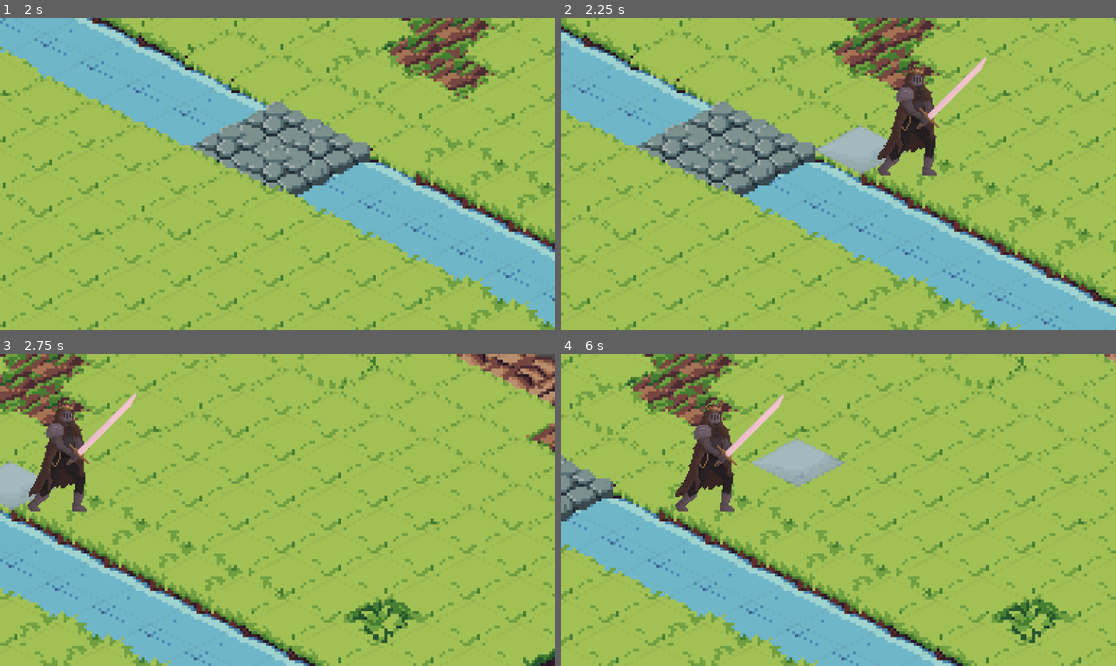
Above: before the commit, frames 1-4 (two rows, left to right).
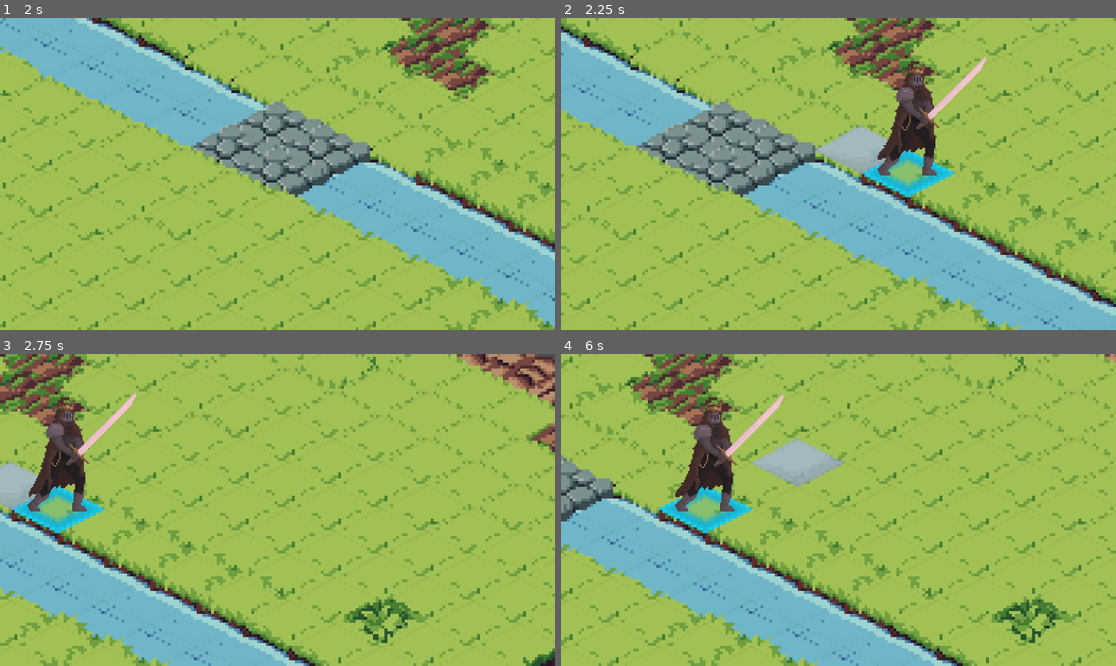
Above: after the commit, the same moments.

Repository: agh-cs-imbeciles/heralds-of-war
Game: Godot game, scene res://scenes/ui/menu/menu.tscn
Two runs of this game, one before a commit and one after it. Both use one fixed random seed, a clock stepped at 60 frames per second and the inputs below.
Inputs (mouse positions are in pixels of both pictures, inside the frame that each line leads up to):
- Up to frame 1 (2 s): click "START GAME" at 0.5 s; click "Match 1" at 1.25 s
- Up to frame 2 (2.25 s): tap Enter at 2 s; move the mouse to (960, 158) at 2.02 s; hold Right from 2.03 s (still down); click (960, 158) at 2.17 s
- Up to frame 3 (2.75 s): keep holding Right
- Up to frame 4 (6 s): move the mouse to (727, 525) at 2.77 s; release Right at 2.78 s; hold Down 2.78-3.53 s; move the mouse to (894, 441) at 3.52 s; hold Right 3.53-4.28 s; move the mouse to (810, 572) at 4.27 s; hold Up 4.28-5.03 s; click (810, 572) at 4.42 s; move the mouse to (1005, 556) at 5.02 s; hold Left from 5.03 s (still down); move the mouse to (672, 463) at 5.77 s

Frame 1 is identical in both runs. In frame 2, 1.1% of the frame differs, in the area x 54-71%, y 42-58%; in frame 3, 1.1%, in the area x 2-19%, y 42-58%; in frame 4, 1.1%.

Commit message:
Feat: Add team indicator on the board Add team indicator, which is a frame tile displayed on the board.
This commit also includes:
- Create `VectorUtils` with static method `vector2i_to_string`.
- Change `z_index` of `HighlightTile.ATTACK` and `HighlightTile.ATTACK_MOVE` tiles
  from 65 to 62.
- Move board scenes to `scenes/ui/board/`.

Diff:
--- /dev/null
+++ b/scenes/ui/board/player_unit_tile.tscn
@@ -0,0 +1,8 @@
+[gd_scene load_steps=2 format=3 uid="uid://bqhtvvpipcu40"]
+
+[ext_resource type="Texture2D" uid="uid://cn1pc7vuyyn86" path="res://assets/sprites/terrain/tileset.png" id="1_5p3et"]
+
+[node name="PlayerUnitTile" type="Sprite2D"]
+texture = ExtResource("1_5p3et")
+region_enabled = true
+region_rect = Rect2(64, 352, 32, 32)
--- a/src/game/board/board.gd
+++ b/src/game/board/board.gd
@@ -1,6 +1,8 @@
 extends TileMapLayer
 
 class_name Board
+
+signal unit_added(unit: Unit)
 
 var cost: Dictionary = {}
 var units: Dictionary = {}
@@ -49,7 +51,7 @@
 
 func get_cell_cost(map_index: Vector2i) -> int:
 	var atlas_coords = get_cell_atlas_coords(map_index)
-	var coord_key = "%s,%s" % [atlas_coords.x, atlas_coords.y]
+	var coord_key = VectorUtils.vector2i_to_string(atlas_coords)
 	return cost.get(coord_key, Global.CELL_COST_INFINITY)
 
 
@@ -75,6 +77,8 @@
 	unit.moved.connect(__on_unit_moved)
 	units[unit.player].append(unit)
 	update_cell_cost(unit.map_position, Global.CELL_COST_INFINITY)
+
+	unit_added.emit(unit)
 
 
 func __on_unit_moved(unit: Unit, from: Vector2i) -> void:
--- a/src/ui/game/board/board_ui.gd
+++ b/src/ui/game/board/board_ui.gd
@@ -7,12 +7,16 @@
 var UnitState = MatchPlayManager.UnitState
 
 var highlight_tile_scene: PackedScene = preload(
-	"res://scenes/board/highlight-tile.tscn"
+	"res://scenes/ui/board/highlight-tile.tscn"
+)
+var player_unit_tile: PackedScene = preload(
+	"res://scenes/ui/board/player_unit_tile.tscn"
 )
 
 var __hover_tile: Sprite2D
 var __focus_tile: Sprite2D
 var __marked_tiles: Array[Sprite2D] = []
+var __player_unit_tiles: Dictionary[String, Sprite2D] = {}
 
 
 func _ready() -> void:
@@ -34,8 +38,24 @@
 
 
 func __on_board_ready() -> void:
+	__board.unit_added.connect(__on_unit_added)
 	__board.input_manager.mouse_entered_cell.connect(__on_mouse_entered_cell)
 	__board.input_manager.mouse_left_board.connect(__on_mouse_left_board)
+
+
+func __on_unit_added(unit: Unit) -> void:
+	unit.moved.connect(__on_unit_moved)
+	unit.died.connect(__on_unit_died)
+
+	add_player_unit_tile(unit)
+
+
+func __on_unit_moved(unit: Unit, from: Vector2i) -> void:
+	update_player_unit_tile(unit, from)
+
+
+func __on_unit_died(unit: Unit) -> void:
+	remove_player_unit_tile(unit)
 
 
 func __on_mouse_entered_cell(cell_position: Vector2i) -> void:
@@ -107,12 +127,12 @@
 		HighlightTile.ATTACK:
 			tile.name = "BoardAttackableTile%s" % __marked_tiles.size()
 			tile.modulate = Color("8f31e8", 0.584)
-			tile.z_index = 65
+			tile.z_index = 62
 			__marked_tiles.append(tile)
 		HighlightTile.ATTACK_MOVE:
 			tile.name = "BoardMoveAttackableTile%s" % __marked_tiles.size()
 			tile.modulate = Color("#611aa3", 0.584)
-			tile.z_index = 65
+			tile.z_index = 62
 			__marked_tiles.append(tile)
 
 	if tile_type not in [HighlightTile.MOVE, HighlightTile.ATTACK, HighlightTile.ATTACK_MOVE]:
@@ -165,3 +185,38 @@
 	for unit in unit_container_children:
 		unit.modulate = Color(1, 1, 1) if unit.player == player \
 			else Color(0.4, 0.4, 0.4)
+
+
+func add_player_unit_tile(unit: Unit) -> Sprite2D:
+	var tile: Sprite2D = player_unit_tile.instantiate()
+	tile.name = "PlayerUnitTile%s" % __player_unit_tiles.size()
+	tile.position = __board.map_to_local(unit.map_position)
+	tile.modulate = Color("#1ad9ff") if unit.player == "A" else Color("#ff1a57")
+	tile.z_index = 63
+
+	var map_position_key := VectorUtils.vector2i_to_string(unit.map_position)
+	__player_unit_tiles.set(map_position_key, tile)
+
+	add_child(tile)
+
+	return tile
+
+
+func update_player_unit_tile(unit: Unit, previous_position: Vector2i) -> void:
+	var map_position_key := VectorUtils.vector2i_to_string(unit.map_position)
+	var old_map_position_key := VectorUtils.vector2i_to_string(
+		previous_position
+	)
+	var tile: Sprite2D = __player_unit_tiles.get(old_map_position_key)
+
+	__player_unit_tiles.erase(old_map_position_key)
+	tile.position = __board.map_to_local(unit.map_position)
+	__player_unit_tiles.set(map_position_key, tile)
+
+
+func remove_player_unit_tile(unit: Unit) -> void:
+	var map_position_key := VectorUtils.vector2i_to_string(unit.map_position)
+	var tile: Sprite2D = __player_unit_tiles.get(map_position_key)
+
+	remove_child(tile)
+	__player_unit_tiles.erase(map_position_key)
--- /dev/null
+++ b/src/utils/vector_utils.gd
@@ -0,0 +1,5 @@
+class_name VectorUtils
+
+
+static func vector2i_to_string(vector: Vector2i) -> String:
+	return "%s,%s" % [vector.x, vector.y]
Binary file changed: assets/sprites/terrain/tileset.png
Renamed: scenes/board/highlight-tile.tscn -> scenes/ui/board/highlight-tile.tscn
Not shown, added: src/utils/vector_utils.gd.uid
